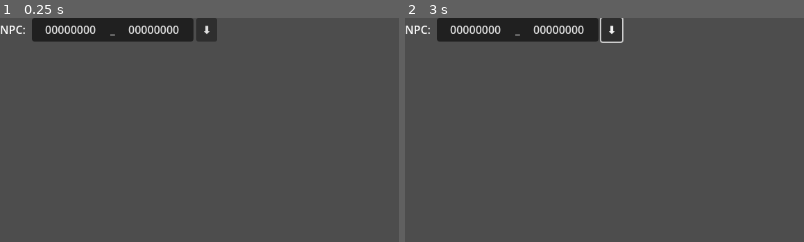
Above: before the commit, frames 1-2 (left to right).
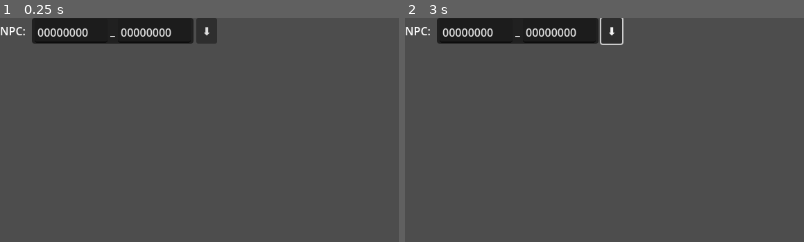
Above: after the commit, the same moments.

Repository: maaxxaam/hobbit-globals-graph-editor
Game: Godot game, scene res://NodeEditComponents/guid_component.tscn
The game is run twice, just before and just after one commit, with the same random seed, the same clock (stepped at 60 frames per second) and the same inputs. This scene is started directly instead of the project's main scene.
Inputs (mouse positions are % of the whole screen's width and height, from its top left):
- Up to frame 1 (0.25 s): no input
- Up to frame 2 (3 s): click "⬇" at 0.5 s; tap Enter at 1.25, 2.75 s; move the mouse to (72, 45) at 1.27 s; hold Right (ui_right) 1.28-2 s; tap L at 1.35 s; click (72, 45) at 1.42 s; tap Space at 2 s; drag from (30, 55) to (45, 70) at 2.02 s; move the mouse to (60, 28) at 2.77 s; hold Right (ui_right) from 2.78 s (still down); tap Z at 2.85 s
The pictures show only the part of the screen within x 0-50%, y 0-50%; the shares and areas given below are measured in that part.

The runs differ from the first frame. In frame 1, 1.8% of the frame differs, in the area x 0-55%, y 3-12%; in frame 2, 1.9%, in the area x 0-55%, y 3-13%.
Error after the commit: Parse Error: Cannot infer the type of "car_pos" variable because the value doesn't have a set type. (res://NodeEditComponents/guid_component.gd:82)

Commit message:
Filling out triggers. Testing using TextEdit over LineEdit for GUIDs

Diff:
--- a/NodeEditComponents/guid_component.gd
+++ b/NodeEditComponents/guid_component.gd
@@ -4,8 +4,8 @@
 const ALLOWED_CHARS = '0123456789abcdefABCDEF'
 @onready var debounce: Timer = $DebounceTimer
 @onready var name_label: Label = $Label
-@onready var text_part_1: LineEdit = $GUIDEdit/HBoxContainer/LineEdit
-@onready var text_part_2: LineEdit = $GUIDEdit/HBoxContainer/LineEdit2
+@onready var text_part_1: TextEdit = $GUIDEdit/HBoxContainer/LineEdit
+@onready var text_part_2: TextEdit = $GUIDEdit/HBoxContainer/LineEdit2
 var debounced_value: String
 var default_params: Dictionary
 var caret_last := 0
@@ -15,6 +15,8 @@
 func _ready():
 	variable_default = "00000000_00000000"
 	variable_value = variable_default
+	text_part_1.caret_multiple = false
+	text_part_2.caret_multiple = false
 
 
 func set_value(value: Variant):
--- a/NodeEditComponents/guid_component.tscn
+++ b/NodeEditComponents/guid_component.tscn
@@ -28,22 +28,21 @@
 [node name="HBoxContainer" type="HBoxContainer" parent="GUIDEdit" unique_id=980851989]
 layout_mode = 2
 
-[node name="LineEdit" type="LineEdit" parent="GUIDEdit/HBoxContainer" unique_id=1031904607]
+[node name="LineEdit" type="TextEdit" parent="GUIDEdit/HBoxContainer" unique_id=1925892120]
 custom_minimum_size = Vector2(105, 32)
 layout_mode = 2
 focus_neighbor_right = NodePath("../LineEdit2")
 focus_next = NodePath("../LineEdit2")
 text = "00000000"
-alignment = 1
-max_length = 8
 emoji_menu_enabled = false
-flat = true
+autowrap_mode = 1
+scroll_fit_content_height = true
 
 [node name="Label" type="Label" parent="GUIDEdit/HBoxContainer" unique_id=1139685673]
 layout_mode = 2
 text = "_"
 
-[node name="LineEdit2" type="LineEdit" parent="GUIDEdit/HBoxContainer" unique_id=582430822]
+[node name="LineEdit2" type="TextEdit" parent="GUIDEdit/HBoxContainer" unique_id=193925813]
 custom_minimum_size = Vector2(105, 32)
 layout_mode = 2
 focus_neighbor_left = NodePath("../LineEdit")
@@ -51,10 +50,7 @@
 focus_next = NodePath("../../../Button")
 focus_previous = NodePath("../LineEdit")
 text = "00000000"
-alignment = 1
-max_length = 8
 emoji_menu_enabled = false
-flat = true
 
 [node name="DebounceTimer" type="Timer" parent="." unique_id=2135443776]
 
@@ -64,11 +60,7 @@
 focus_previous = NodePath("../GUIDEdit/HBoxContainer/LineEdit2")
 text = " ⬇ "
 
-[connection signal="editing_toggled" from="GUIDEdit/HBoxContainer/LineEdit" to="." method="_on_line_edit_editing_toggled"]
 [connection signal="gui_input" from="GUIDEdit/HBoxContainer/LineEdit" to="." method="_on_line_edit_gui_input"]
-[connection signal="text_change_rejected" from="GUIDEdit/HBoxContainer/LineEdit" to="." method="_on_line_edit_text_change_rejected"]
 [connection signal="text_changed" from="GUIDEdit/HBoxContainer/LineEdit" to="." method="_on_line_edit_text_changed"]
-[connection signal="editing_toggled" from="GUIDEdit/HBoxContainer/LineEdit2" to="." method="_on_line_edit_2_editing_toggled"]
 [connection signal="gui_input" from="GUIDEdit/HBoxContainer/LineEdit2" to="." method="_on_line_edit_2_gui_input"]
-[connection signal="text_change_rejected" from="GUIDEdit/HBoxContainer/LineEdit2" to="." method="_on_line_edit_2_text_change_rejected"]
 [connection signal="text_changed" from="GUIDEdit/HBoxContainer/LineEdit2" to="." method="_on_line_edit_2_text_changed"]
--- /dev/null
+++ b/Resources/Triggers/bilbo_has_item.tres
@@ -0,0 +1,14 @@
+[gd_resource type="Resource" script_class="ComponentData" format=3 uid="uid://b1d5u3nbpqhhh"]
+
+[ext_resource type="Script" uid="uid://bb463g3vg3c13" path="res://Resources/ComponentData.gd" id="1_fy0ko"]
+[ext_resource type="Script" uid="uid://xyuwlss3d5i2" path="res://Resources/VarParams.gd" id="2_7tlx7"]
+
+[resource]
+script = ExtResource("1_fy0ko")
+id = 9
+descriptive_name = "Bilbo has an item"
+variable_aliases = Dictionary[String, String]({
+"Amount": "Amount:",
+"Item": "Item:"
+})
+metadata/_custom_type_script = "uid://bb463g3vg3c13"
--- /dev/null
+++ b/Resources/Triggers/chance_over_time.tres
@@ -0,0 +1,35 @@
+[gd_resource type="Resource" script_class="ComponentData" format=3 uid="uid://becu78tlo27sj"]
+
+[ext_resource type="Script" uid="uid://bb463g3vg3c13" path="res://Resources/ComponentData.gd" id="1_pxlu6"]
+[ext_resource type="Script" uid="uid://xyuwlss3d5i2" path="res://Resources/VarParams.gd" id="2_j1ssr"]
+
+[sub_resource type="Resource" id="Resource_pxlu6"]
+script = ExtResource("2_j1ssr")
+data = Dictionary[String, Variant]({
+"suffix": "sec"
+})
+metadata/_custom_type_script = "uid://xyuwlss3d5i2"
+
+[sub_resource type="Resource" id="Resource_j1ssr"]
+script = ExtResource("2_j1ssr")
+data = Dictionary[String, Variant]({
+"max_value": 100,
+"suffix": "%",
+"unbounded_down": false,
+"unbounded_up": false
+})
+metadata/_custom_type_script = "uid://xyuwlss3d5i2"
+
+[resource]
+script = ExtResource("1_pxlu6")
+id = 5
+descriptive_name = "Periodically with chance"
+variable_params = Dictionary[String, ExtResource("2_j1ssr")]({
+"CheckTime": SubResource("Resource_pxlu6"),
+"RandomPercent": SubResource("Resource_j1ssr")
+})
+variable_aliases = Dictionary[String, String]({
+"CheckTime": "Time between checks:",
+"RandomPercent": "Chance to trigger:"
+})
+metadata/_custom_type_script = "uid://bb463g3vg3c13"
--- /dev/null
+++ b/Resources/Triggers/npc_action.tres
@@ -0,0 +1,14 @@
+[gd_resource type="Resource" script_class="ComponentData" format=3 uid="uid://db7xdp5nsu8jm"]
+
+[ext_resource type="Script" uid="uid://bb463g3vg3c13" path="res://Resources/ComponentData.gd" id="1_l1mis"]
+[ext_resource type="Script" uid="uid://xyuwlss3d5i2" path="res://Resources/VarParams.gd" id="2_se2h8"]
+
+[resource]
+script = ExtResource("1_l1mis")
+id = 8
+descriptive_name = "NPC does an action"
+variable_aliases = Dictionary[String, String]({
+"ActionName": "Action name:",
+"NPC": "NPC:"
+})
+metadata/_custom_type_script = "uid://bb463g3vg3c13"
--- /dev/null
+++ b/Resources/Triggers/npc_animation.tres
@@ -0,0 +1,14 @@
+[gd_resource type="Resource" script_class="ComponentData" format=3 uid="uid://jg8c1vdb575i"]
+
+[ext_resource type="Script" uid="uid://bb463g3vg3c13" path="res://Resources/ComponentData.gd" id="1_i6o0i"]
+[ext_resource type="Script" uid="uid://xyuwlss3d5i2" path="res://Resources/VarParams.gd" id="2_ut32w"]
+
+[resource]
+script = ExtResource("1_i6o0i")
+id = 15
+descriptive_name = "On NPC's animation"
+variable_aliases = Dictionary[String, String]({
+"AnimationName": "Animation name:",
+"Character": "NPC:"
+})
+metadata/_custom_type_script = "uid://bb463g3vg3c13"
--- /dev/null
+++ b/Resources/Triggers/npc_death.tres
@@ -0,0 +1,10 @@
+[gd_resource type="Resource" script_class="ComponentData" format=3 uid="uid://ifv174swpnud"]
+
+[ext_resource type="Script" uid="uid://bb463g3vg3c13" path="res://Resources/ComponentData.gd" id="1_tliih"]
+[ext_resource type="Script" uid="uid://xyuwlss3d5i2" path="res://Resources/VarParams.gd" id="2_ifvx0"]
+
+[resource]
+script = ExtResource("1_tliih")
+id = 11
+descriptive_name = "On NPC's death"
+metadata/_custom_type_script = "uid://bb463g3vg3c13"
--- /dev/null
+++ b/Resources/Triggers/npc_enter_volume.tres
@@ -0,0 +1,27 @@
+[gd_resource type="Resource" script_class="ComponentData" format=3 uid="uid://bjy74nke2ve0o"]
+
+[ext_resource type="Script" uid="uid://bb463g3vg3c13" path="res://Resources/ComponentData.gd" id="1_fd1m7"]
+[ext_resource type="Script" uid="uid://xyuwlss3d5i2" path="res://Resources/VarParams.gd" id="2_vxjsq"]
+
+[sub_resource type="Resource" id="Resource_fd1m7"]
+script = ExtResource("2_vxjsq")
+metadata/_custom_type_script = "uid://xyuwlss3d5i2"
+
+[resource]
+script = ExtResource("1_fd1m7")
+id = 3
+descriptive_name = "NPC enters volume"
+variable_params = Dictionary[String, ExtResource("2_vxjsq")]({
+"AllNPCs": SubResource("Resource_fd1m7")
+})
+type_overrides = Dictionary[String, int]({
+"AllNPCs": 1,
+"TriggersOnce": 0
+})
+variable_aliases = Dictionary[String, String]({
+"AllNPCs": "Who enters:",
+"Character": "NPC:",
+"TriggersOnce": "Triggers once?",
+"Volume": "Trigger Volume:"
+})
+metadata/_custom_type_script = "uid://bb463g3vg3c13"
--- /dev/null
+++ b/Resources/Triggers/npc_state.tres
@@ -0,0 +1,26 @@
+[gd_resource type="Resource" script_class="ComponentData" format=3 uid="uid://bfn7r7rjgu4a8"]
+
+[ext_resource type="Script" uid="uid://bb463g3vg3c13" path="res://Resources/ComponentData.gd" id="1_r3gge"]
+[ext_resource type="Script" uid="uid://xyuwlss3d5i2" path="res://Resources/VarParams.gd" id="2_nspyt"]
+
+[sub_resource type="Resource" id="Resource_r3gge"]
+script = ExtResource("2_nspyt")
+data = Dictionary[String, Variant]({
+"options": ["Any NPC", "All NPCs"]
+})
+metadata/_custom_type_script = "uid://xyuwlss3d5i2"
+
+[resource]
+script = ExtResource("1_r3gge")
+id = 16
+descriptive_name = "On NPC state activation"
+variable_params = Dictionary[String, ExtResource("2_nspyt")]({
+"And": SubResource("Resource_r3gge")
+})
+type_overrides = Dictionary[String, int]({
+"And": 1
+})
+variable_aliases = Dictionary[String, String]({
+"And": "Logic mode:"
+})
+metadata/_custom_type_script = "uid://bb463g3vg3c13"
--- /dev/null
+++ b/Resources/Triggers/npc_state_transition.tres
@@ -0,0 +1,14 @@
+[gd_resource type="Resource" script_class="ComponentData" format=3 uid="uid://ddr6bd8q2phkf"]
+
+[ext_resource type="Script" uid="uid://bb463g3vg3c13" path="res://Resources/ComponentData.gd" id="1_cl4bu"]
+[ext_resource type="Script" uid="uid://xyuwlss3d5i2" path="res://Resources/VarParams.gd" id="2_nevt4"]
+
+[resource]
+script = ExtResource("1_cl4bu")
+id = 7
+descriptive_name = "On NPC state transition"
+variable_aliases = Dictionary[String, String]({
+"EnterState": "New state:",
+"ExitState": "Old state:"
+})
+metadata/_custom_type_script = "uid://bb463g3vg3c13"
--- /dev/null
+++ b/Resources/Triggers/stone_hits_npc.tres
@@ -0,0 +1,27 @@
+[gd_resource type="Resource" script_class="ComponentData" format=3 uid="uid://bhxe0dgjxx24p"]
+
+[ext_resource type="Script" uid="uid://bb463g3vg3c13" path="res://Resources/ComponentData.gd" id="1_72xnb"]
+[ext_resource type="Script" uid="uid://xyuwlss3d5i2" path="res://Resources/VarParams.gd" id="2_3k05f"]
+
+[sub_resource type="Resource" id="Resource_72xnb"]
+script = ExtResource("2_3k05f")
+data = Dictionary[String, Variant]({
+"options": ["Regular", "Poison", "Fire", "Frost"]
+})
+metadata/_custom_type_script = "uid://xyuwlss3d5i2"
+
+[resource]
+script = ExtResource("1_72xnb")
+id = 6
+descriptive_name = "Stone hits NPC"
+variable_params = Dictionary[String, ExtResource("2_3k05f")]({
+"AttackType": SubResource("Resource_72xnb")
+})
+type_overrides = Dictionary[String, int]({
+"AttackType": 1
+})
+variable_aliases = Dictionary[String, String]({
+"AttackType": "Attack type:",
+"NPC": "NPC:"
+})
+metadata/_custom_type_script = "uid://bb463g3vg3c13"
--- /dev/null
+++ b/Resources/Triggers/web_torn.tres
@@ -0,0 +1,13 @@
+[gd_resource type="Resource" script_class="ComponentData" format=3 uid="uid://drmsnjt0483vp"]
+
+[ext_resource type="Script" uid="uid://bb463g3vg3c13" path="res://Resources/ComponentData.gd" id="1_80yjy"]
+[ext_resource type="Script" uid="uid://xyuwlss3d5i2" path="res://Resources/VarParams.gd" id="2_7ik6t"]
+
+[resource]
+script = ExtResource("1_80yjy")
+id = 12
+descriptive_name = "When web is torn"
+variable_aliases = Dictionary[String, String]({
+"Web": "Web:"
+})
+metadata/_custom_type_script = "uid://bb463g3vg3c13"
Not shown: 1 places in Resources/Triggers/no_trigger.tres that only renumber resources
